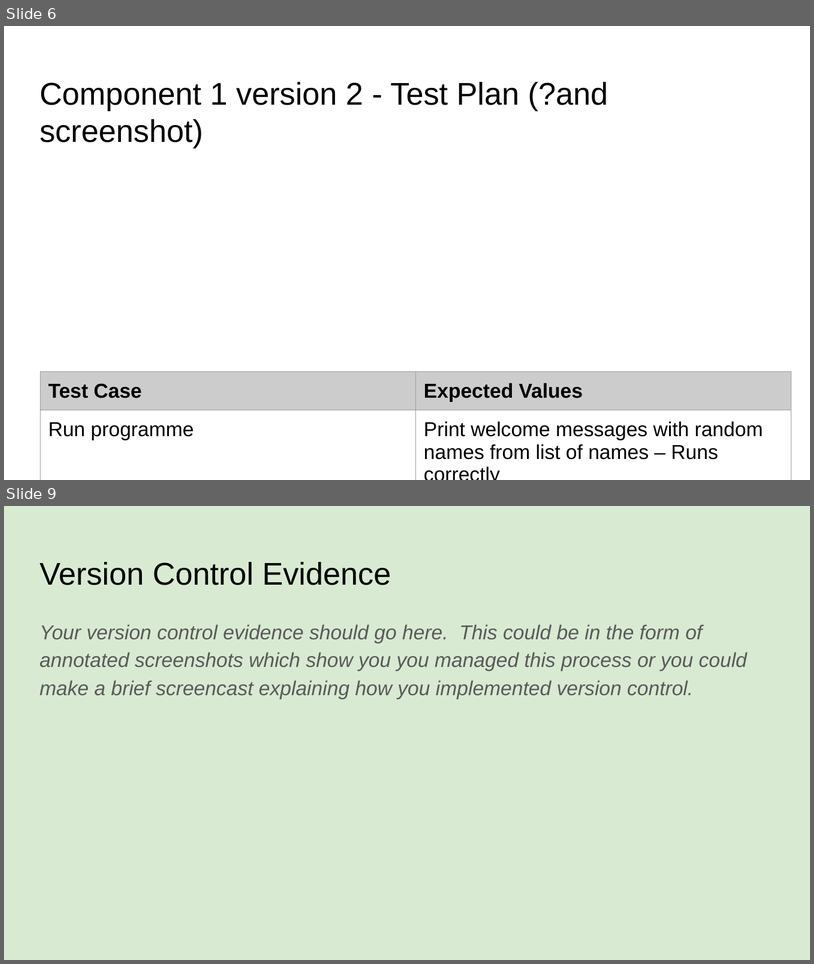
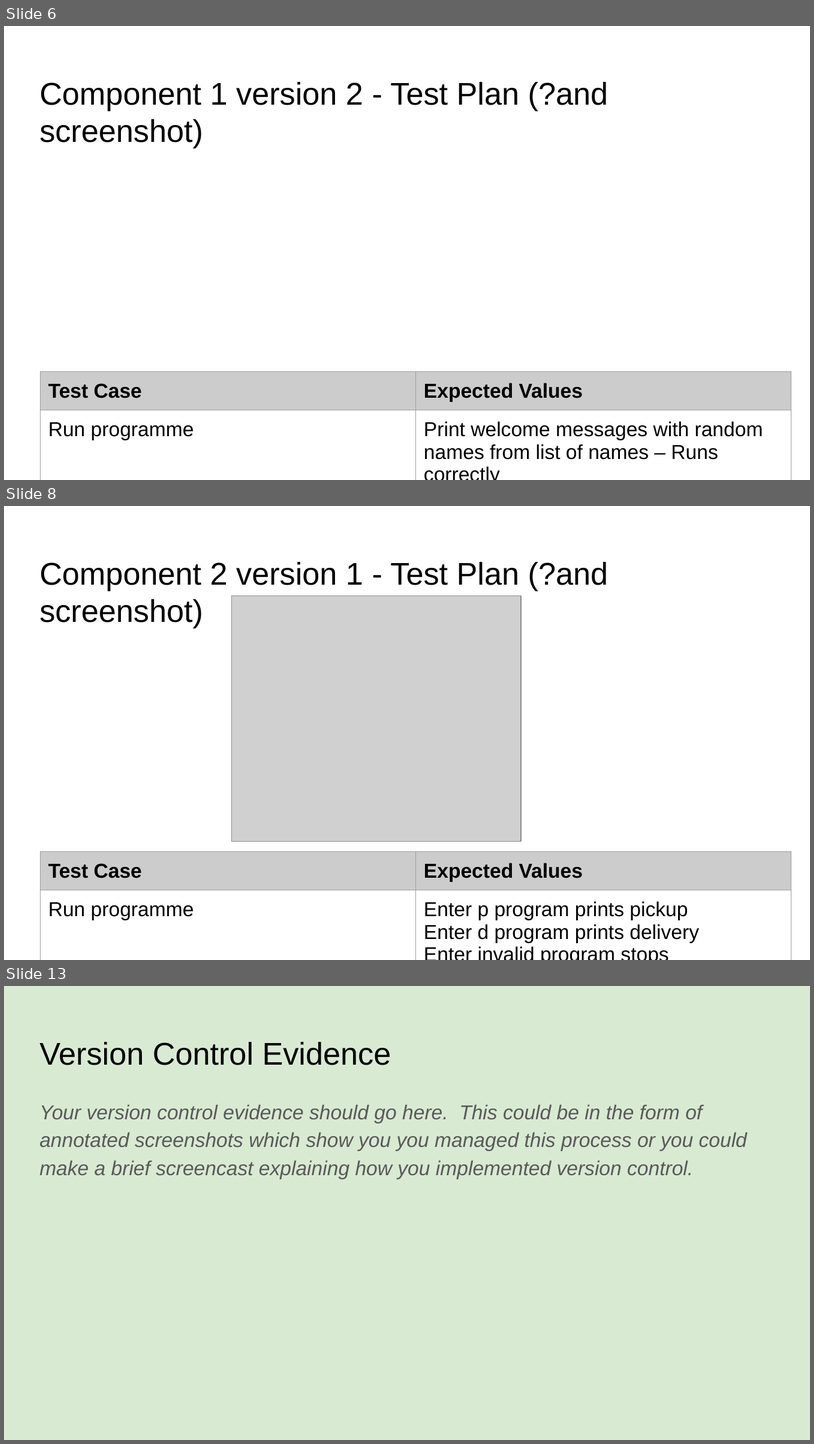
Before and after one commit to Joemamasahbsdh/pizza.bot, a slide deck: 022_91893+_+91897+Documentation.pptx. Shown one above the other, each under a label of ours: slides 6 and 9 before the commit, slides 6, 8 and 13 after it; the slides between them are not shown. The pictures are 814x964 and 814x1444 pixels, drawn with LibreOffice and Linux fonts; fonts in the diff are those of the drawing; grey boxes stand for pictures. Boxes give left, top, right and bottom in pixels: in the first picture for what was removed or moved away, otherwise in the second. Text is boxed around its words. In the diff, an @@ line names an element or a change of style, - is before the commit and + after.

Commit message:
Created pick up or delivery menu
Created different versions of menu refining it in version 4

```diff
--- a/022_91893+_+91897+Documentation.pptx
+++ b/022_91893+_+91897+Documentation.pptx
@@ slide 8 added at [4, 506, 810, 960], background #FFFFFF @@
@@ title added at [39, 562, 609, 628], 28 pt, text #000000 @@
+Component 2 version 1 - Test Plan (?and screenshot)
@@ picture added at [231, 595, 521, 841] @@
@@ table added at [40, 851, 792, 960], 2 rows, 2 columns @@
+Test Case | Expected Values
+Run programme | Enter p program prints pickup / Enter d program prints delivery / Enter invalid program stops
@@ what was slide 9 is now slide 13 @@
```
Also in this commit, not shown: 2 slides changed, 3 other slides added, 1 other file.
